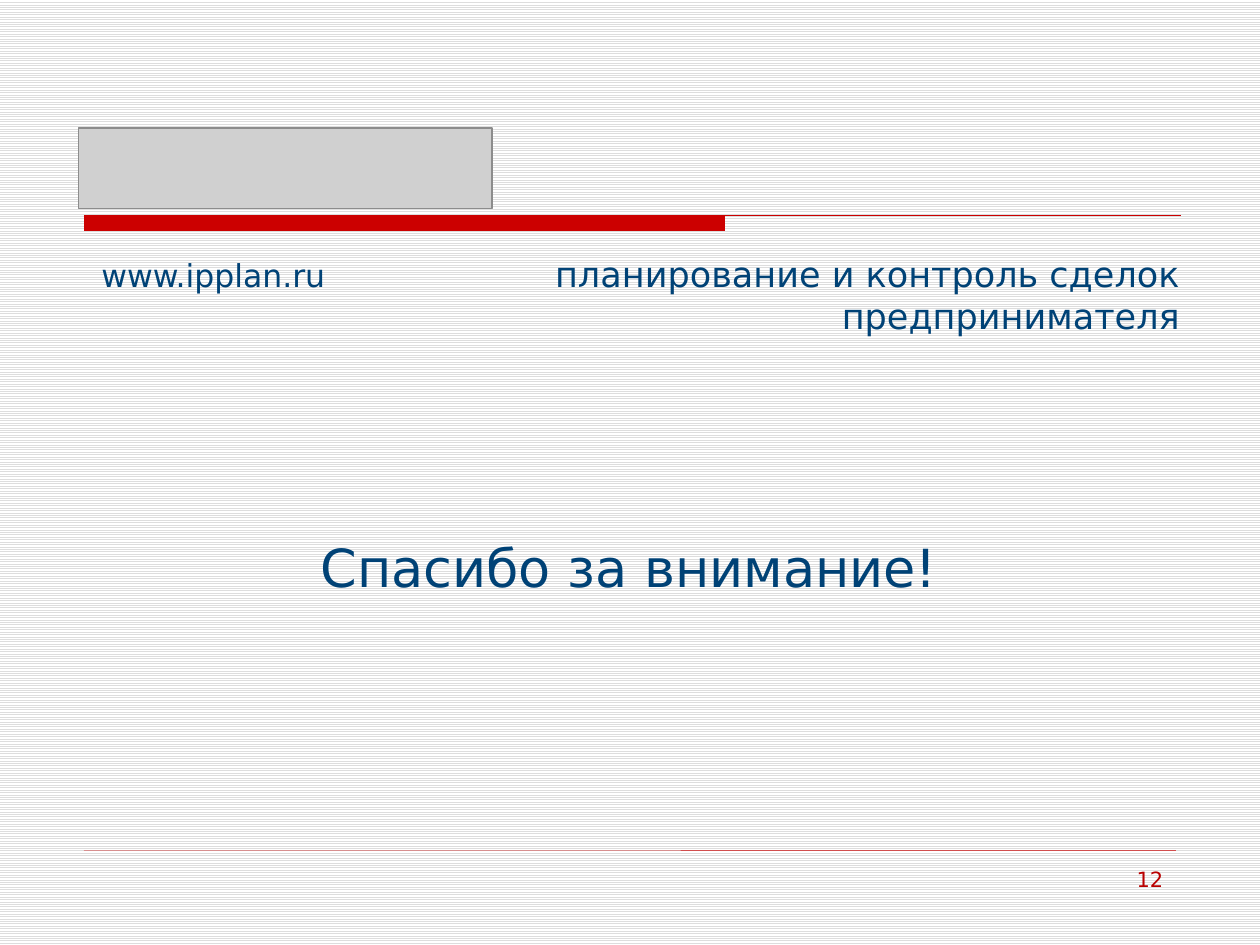
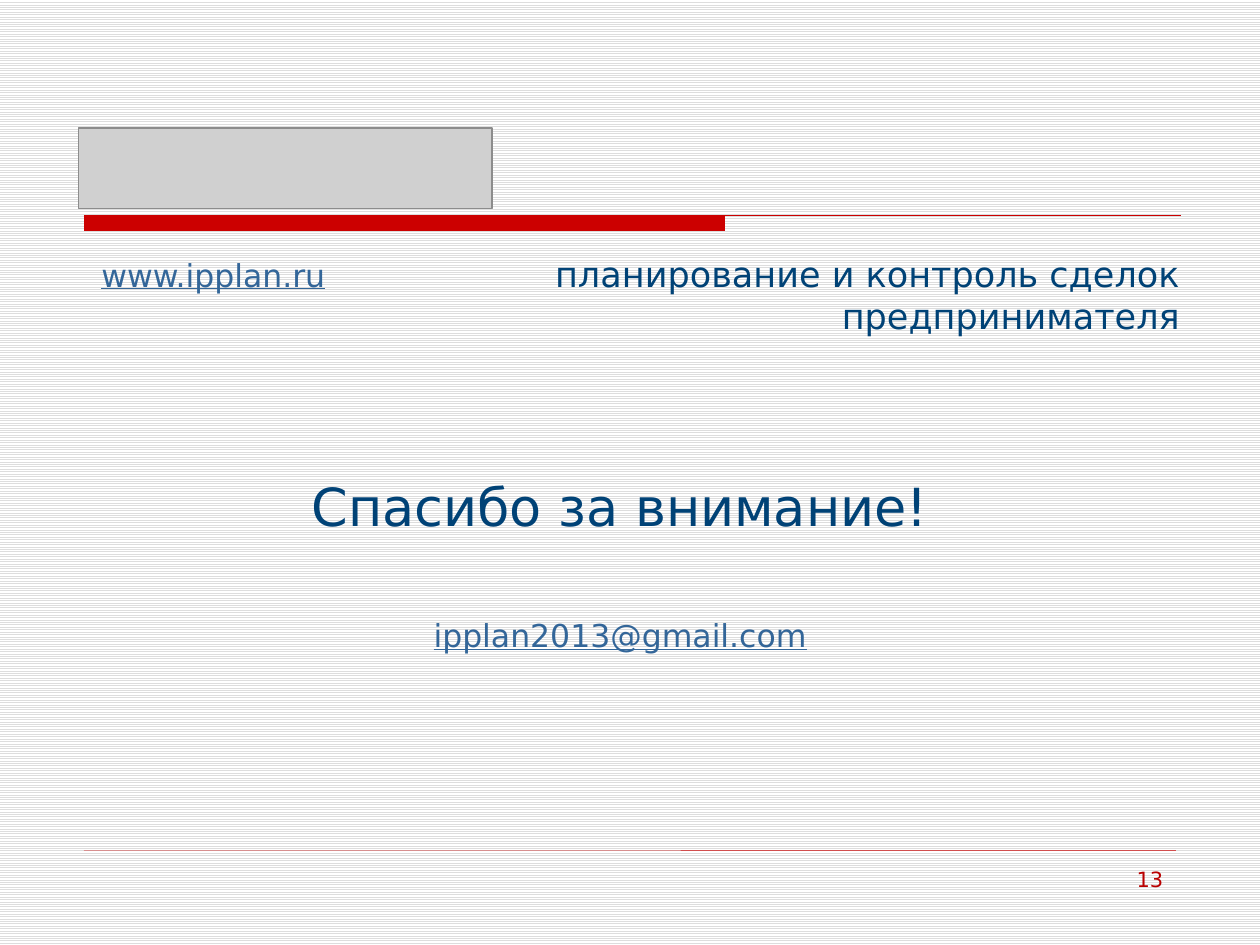
Before and after one commit to an-24/ipplan, a slide deck: slide 13 of documents/иППлан_4.pptx (slide 12 before the commit). Drawn at 1260x945 pixels with LibreOffice and Linux fonts; fonts in the diff are those of the drawing; grey boxes stand for pictures. Boxes give left, top, right and bottom in pixels: in the first picture for what was removed or moved away, otherwise in the second. Text is boxed around its words. In the diff, an @@ line names an element or a change of style, - is before the commit and + after.

```diff
--- a/documents/иППлан_4.pptx
+++ b/documents/иППлан_4.pptx
@@ text "www.ipplan.ru" at [101,263,325,294]: text colour #004276 to #336699, underline on @@
@@ text "Спасибо за внимание!": place and size @@
-text "Спасибо за внимание!" at [321,546,937,588]
+text "Спасибо за внимание!" at [312,485,928,654]
@@ text at [434,623,807,654]: paragraph added @@
+ipplan2013@gmail.com
@@ page number at [1137,871,1164,888]: text changed @@
-12
+13
```
Also in this commit, not shown: 3 other slides changed, 2 slides added, 1 slide removed, 54 other files.
